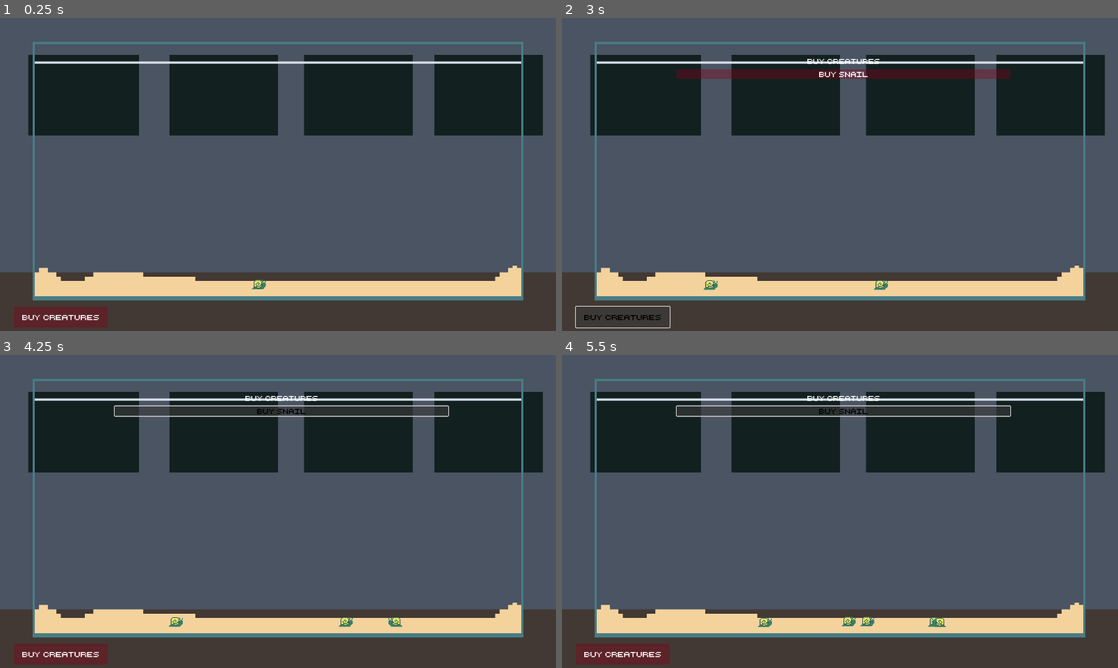
Above: before the commit, frames 1-4 (two rows, left to right).
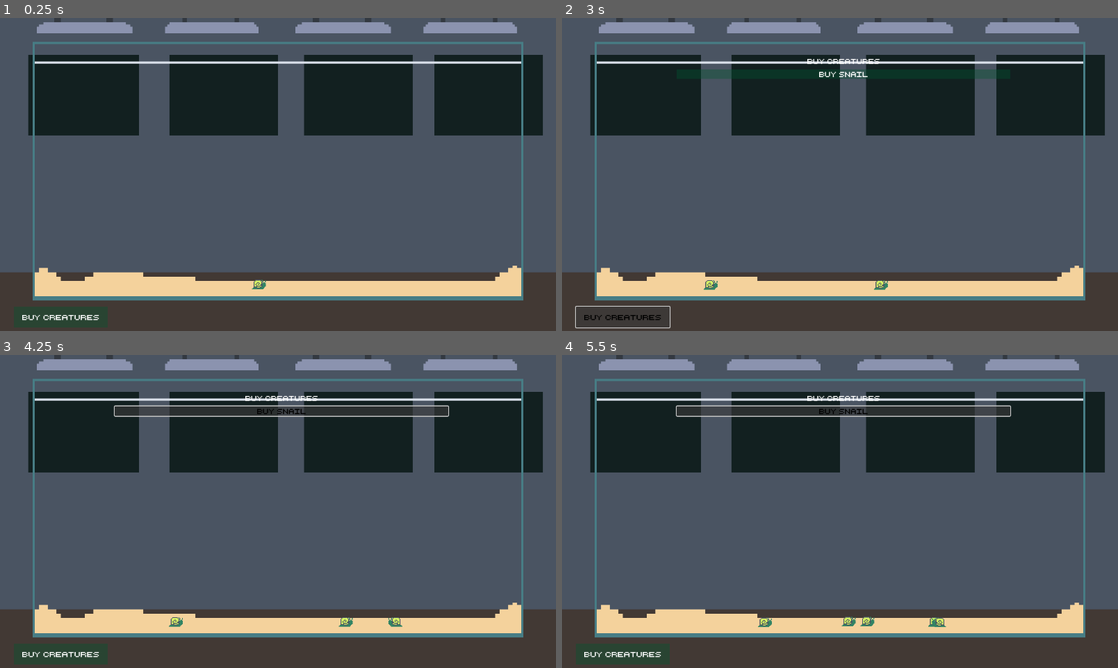
Above: after the commit, the same moments.

Repository: adrientremblay/ld56
Game: Godot game, scene res://scenes/game_screen.tscn
The game is run twice, just before and just after one commit, with the same random seed, the same clock (stepped at 60 frames per second) and the same inputs.
Inputs:
- Up to frame 1 (0.25 s): no input
- Up to frame 2 (3 s): click "Buy Creatures" at 0.5 s; click "buy snail" at 1.25 s; click "Buy Creatures" at 2 s; click "Buy Creatures" at 2.75 s
- Up to frame 3 (4.25 s): click "buy snail" at 3.5 s
- Up to frame 4 (5.5 s): click "buy snail" at 4.25 s; tap Enter at 5 s

The runs differ from the first frame. In frame 1, 3.5% of the frame differs, in the area x 2-93%, y 0-99%; in frame 2, 4.3%, in the area x 6-93%, y 0-20%; in frame 3, 3.5%; in frame 4, 3.5%.

Commit message:
Added ceiling lights

Diff:
--- a/ui_theme.tres
+++ b/ui_theme.tres
@@ -3,7 +3,7 @@
 [ext_resource type="FontFile" uid="uid://by24cqyfhmq4a" path="res://assets/fonts/retro_computer_personal_use.ttf" id="2_jhybk"]
 
 [sub_resource type="StyleBoxFlat" id="StyleBoxFlat_fwgg8"]
-bg_color = Color(0.529546, 0, 0.09768, 0.384314)
+bg_color = Color(0, 0.333333, 0.184314, 0.384314)
 
 [sub_resource type="StyleBoxEmpty" id="StyleBoxEmpty_63r7p"]
 
Binary file changed: assets/art/aquarium.aseprite
Binary file changed: assets/art/aquarium.png
